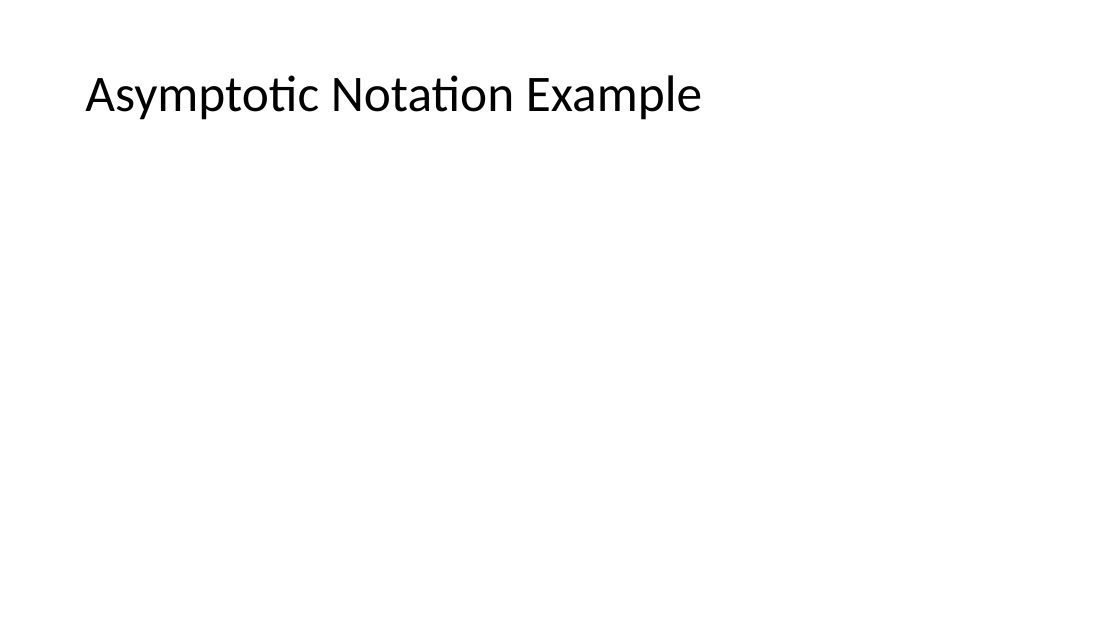
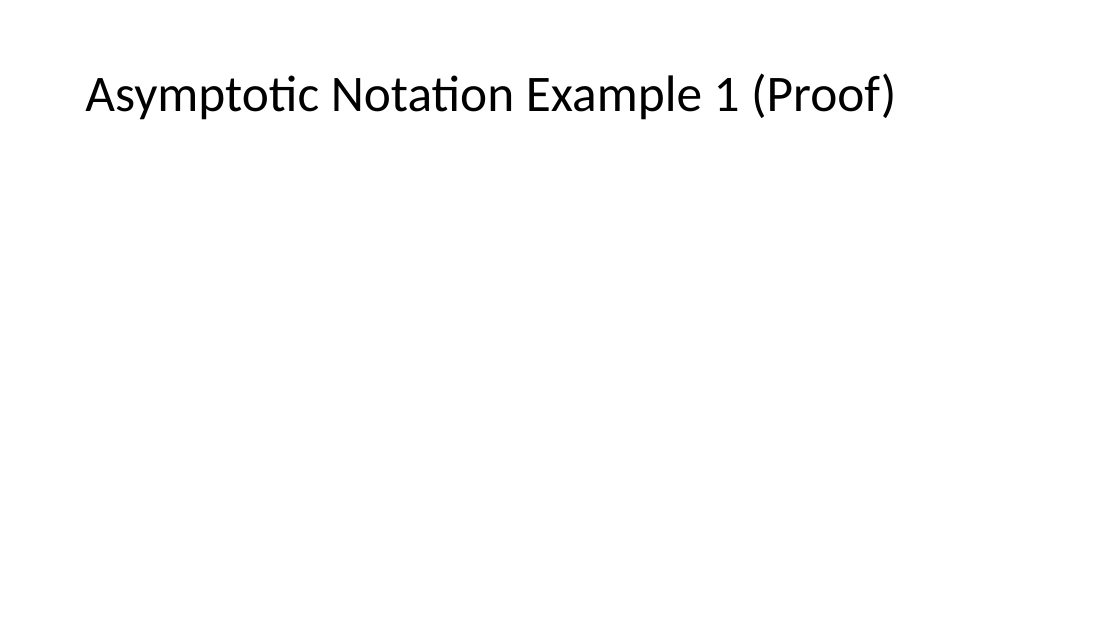
Before and after one commit to natebrunelle/cse332, a slide deck: slide 10 of markdown/files/slides/lecture4_analysis2_pqs.pptx. Drawn at 1120x630 pixels with LibreOffice and Linux fonts; fonts in the diff are those of the drawing; grey boxes stand for pictures. Boxes give left, top, right and bottom in pixels: in the first picture for what was removed or moved away, otherwise in the second. Text is boxed around its words. In the diff, an @@ line names an element or a change of style, - is before the commit and + after.

```diff
--- a/markdown/files/slides/lecture4_analysis2_pqs.pptx
+++ b/markdown/files/slides/lecture4_analysis2_pqs.pptx
@@ title at (85, 73, 896, 120): text changed @@
-Asymptotic Notation Example
+Asymptotic Notation Example 1 (Proof)
```
Also in this commit, not shown: 12 other slides changed, 4 slides added, 5 slides removed, 4 other files.
